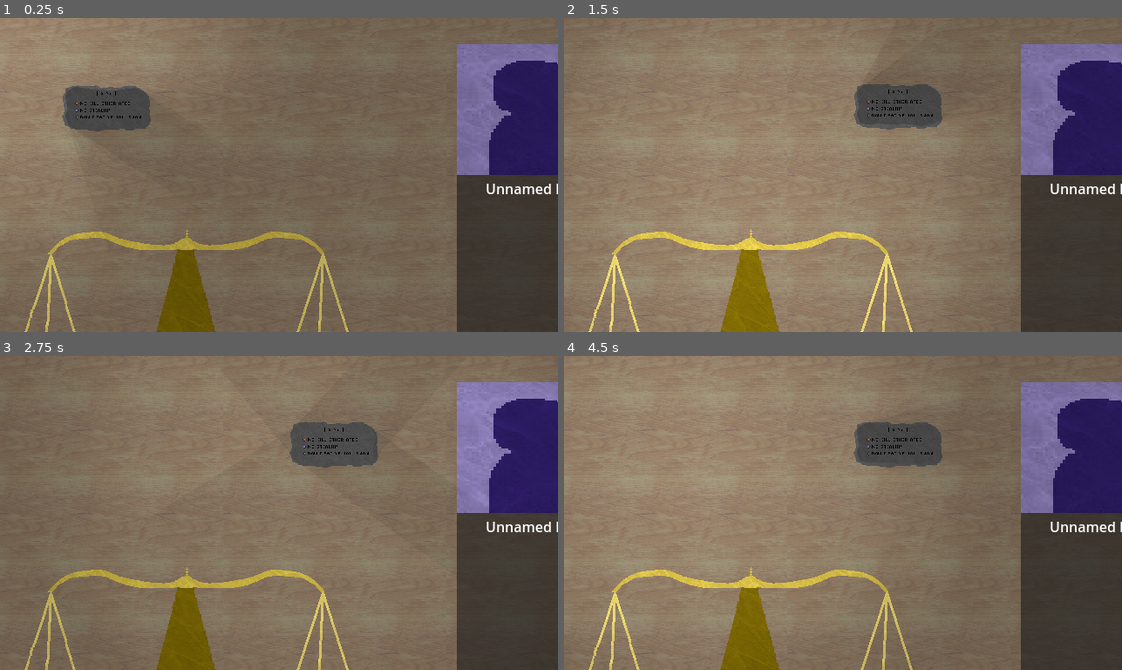
Above: before the commit, frames 1-4 (two rows, left to right).
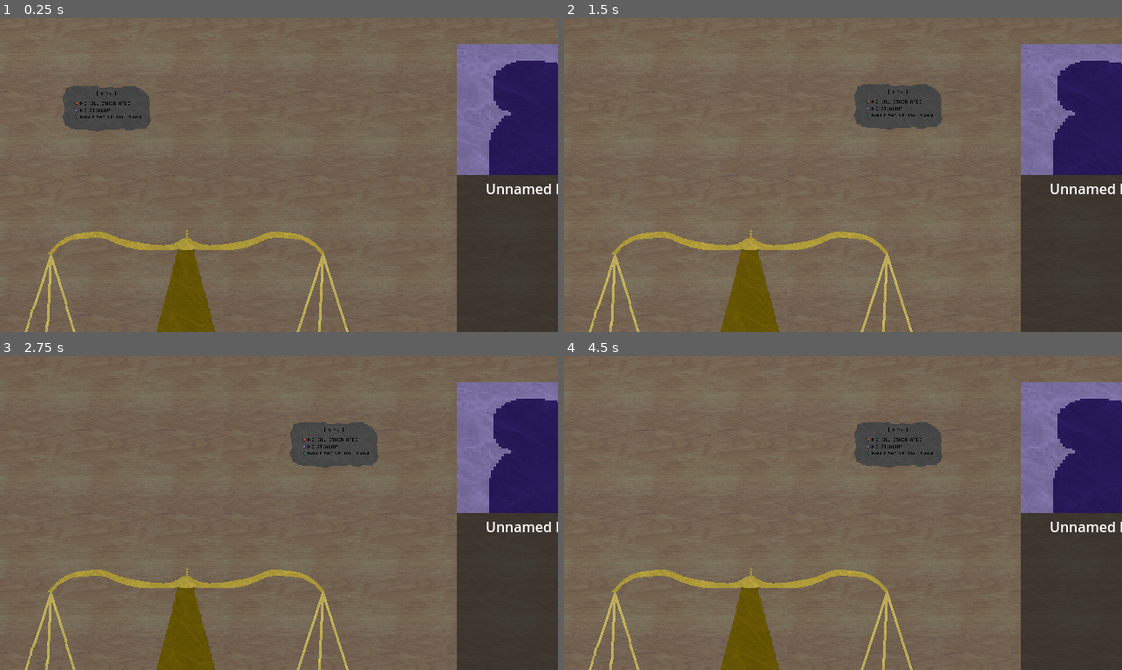
Above: after the commit, the same moments.

Repository: NicEastvillage/GMTKGameJam2024
Game: Godot game, scene res://scenes/main.tscn
Same seed, same stepped clock (60 frames per second), same inputs: the game is played once before the commit and once after it.
Inputs (mouse positions are in pixels of both pictures, inside the frame that each line leads up to):
- Up to frame 1 (0.25 s): no input
- Up to frame 2 (1.5 s): tap Enter at 0.5 s; drag from (670, 109) to (898, 105) at 0.52 s; tap Space at 1.25 s; drag from (731, 190) to (815, 237) at 1.27 s
- Up to frame 3 (2.75 s): tap Enter at 2 s; move the mouse to (334, 443) at 2.02 s; click (334, 443) at 2.17 s
- Up to frame 4 (4.5 s): tap Space at 2.75, 4.25 s; drag from (815, 575) to (675, 465) at 2.77 s; tap Enter at 3.5 s; move the mouse to (1010, 560) at 3.52 s; click (1010, 560) at 3.67 s; drag from (675, 465) to (759, 434) at 4.27 s

The runs differ from the first frame. In frame 1, 10% of the frame differs, in the area x 0-31%, y 0-57%; in frame 2, 48%, in the area x 1-67%, y 4-100%; in frame 3, 3.6%; in frame 4, 42%.

Commit message:
fixed light and created folder

Diff:
--- a/scenes/main.tscn
+++ b/scenes/main.tscn
@@ -2,7 +2,7 @@
 
 [ext_resource type="Texture2D" uid="uid://cnpsoi28uvduf" path="res://sprites/PortraitDefault.png" id="1_d2aud"]
 [ext_resource type="PackedScene" uid="uid://ckoty6tqe6fqk" path="res://prefabs/background.tscn" id="1_fdc0o"]
-[ext_resource type="PackedScene" uid="uid://c6xxkfcetn3m4" path="res://prefabs/tablet.tscn" id="2_mh35a"]
+[ext_resource type="PackedScene" uid="uid://c6xxkfcetn3m4" path="res://prefabs/first_stage/sins_first.tscn" id="2_mh35a"]
 [ext_resource type="PackedScene" uid="uid://c2gbbd57rdulg" path="res://prefabs/scale.tscn" id="3_5jcsy"]
 [ext_resource type="PackedScene" uid="uid://bqvt41b7jk6hr" path="res://prefabs/weight_medium.tscn" id="3_888uj"]
 [ext_resource type="PackedScene" uid="uid://dxjv0nius6bv" path="res://prefabs/weight_small.tscn" id="4_2sg6v"]
@@ -20,28 +20,7 @@
 script = ExtResource("10_5p1cc")
 
 [node name="PointLight2D" type="PointLight2D" parent="CursorLight"]
-position = Vector2(40, 2)
-energy = 0.1
-shadow_enabled = true
-texture = ExtResource("11_ikrsq")
-texture_scale = 2.44
-
-[node name="PointLight2D2" type="PointLight2D" parent="CursorLight"]
-position = Vector2(-67, 3)
-energy = 0.1
-shadow_enabled = true
-texture = ExtResource("11_ikrsq")
-texture_scale = 2.44
-
-[node name="PointLight2D3" type="PointLight2D" parent="CursorLight"]
-position = Vector2(0, -48)
-energy = 0.1
-shadow_enabled = true
-texture = ExtResource("11_ikrsq")
-texture_scale = 2.44
-
-[node name="PointLight2D4" type="PointLight2D" parent="CursorLight"]
-position = Vector2(-3, 69)
+color = Color(1, 1, 1, 0.282353)
 energy = 0.1
 shadow_enabled = true
 texture = ExtResource("11_ikrsq")
Renamed: prefabs/deeds_first.tscn -> prefabs/first_stage/deeds_first.tscn
Renamed: prefabs/sins_first.tscn -> prefabs/first_stage/sins_first.tscn
